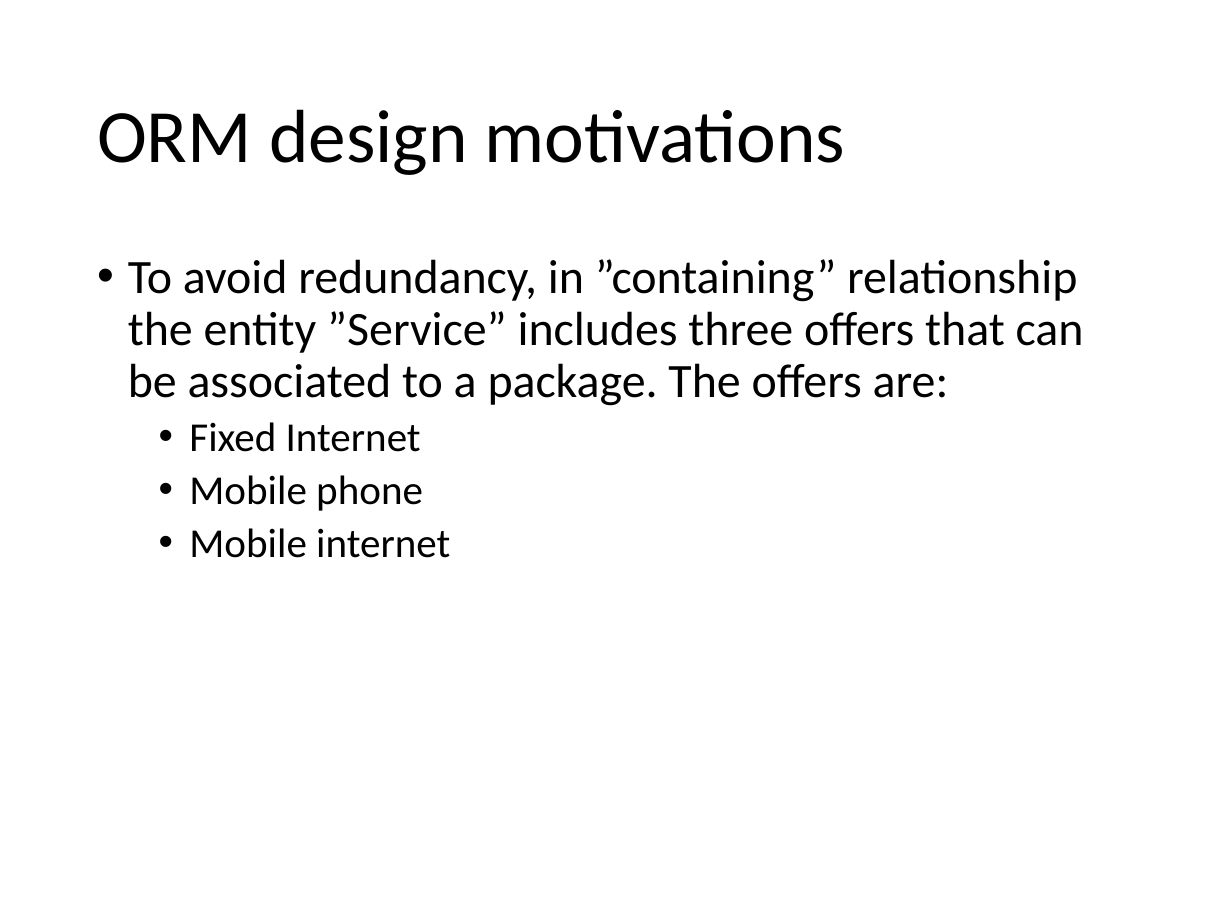
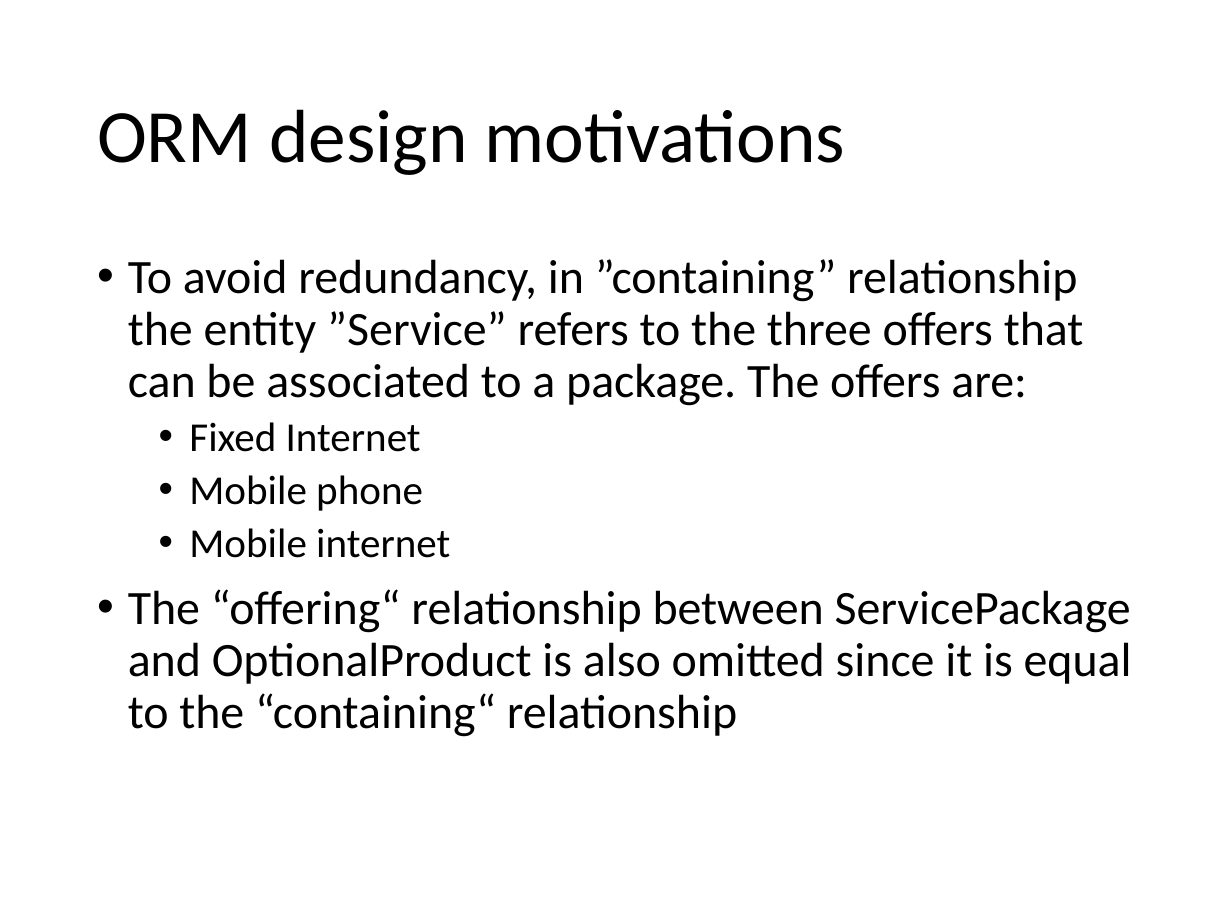
Before and after one commit to marcozetaa/TelcoService, a slide deck: slide 18 of UML/Presentation.pptx. Drawn at 1232x924 pixels with LibreOffice and Linux fonts; fonts in the diff are those of the drawing. Boxes give left, top, right and bottom in pixels: in the first picture for what was removed or moved away, otherwise in the second. Text is boxed around its words. In the diff, an @@ line names an element or a change of style, - is before the commit and + after.

Commit message:
"Entities" package added. Fixed some annotations

```diff
--- a/UML/Presentation.pptx
+++ b/UML/Presentation.pptx
@@ text at [128,259,1084,406]: text changed @@
-• To avoid redundancy, in ”containing” relationship the entity ”Service” includes three offers that can be associated to a package. The offers are:
+• To avoid redundancy, in ”containing” relationship the entity ”Service” refers to the three offers that can be associated to a package. The offers are:
@@ text at [128,589,1132,737]: paragraph added @@
+• The “offering“ relationship between ServicePackage and OptionalProduct is also omitted since it is equal to the “containing“ relationship
```
Also in this commit, not shown: 3 other slides changed, 10 other files.
